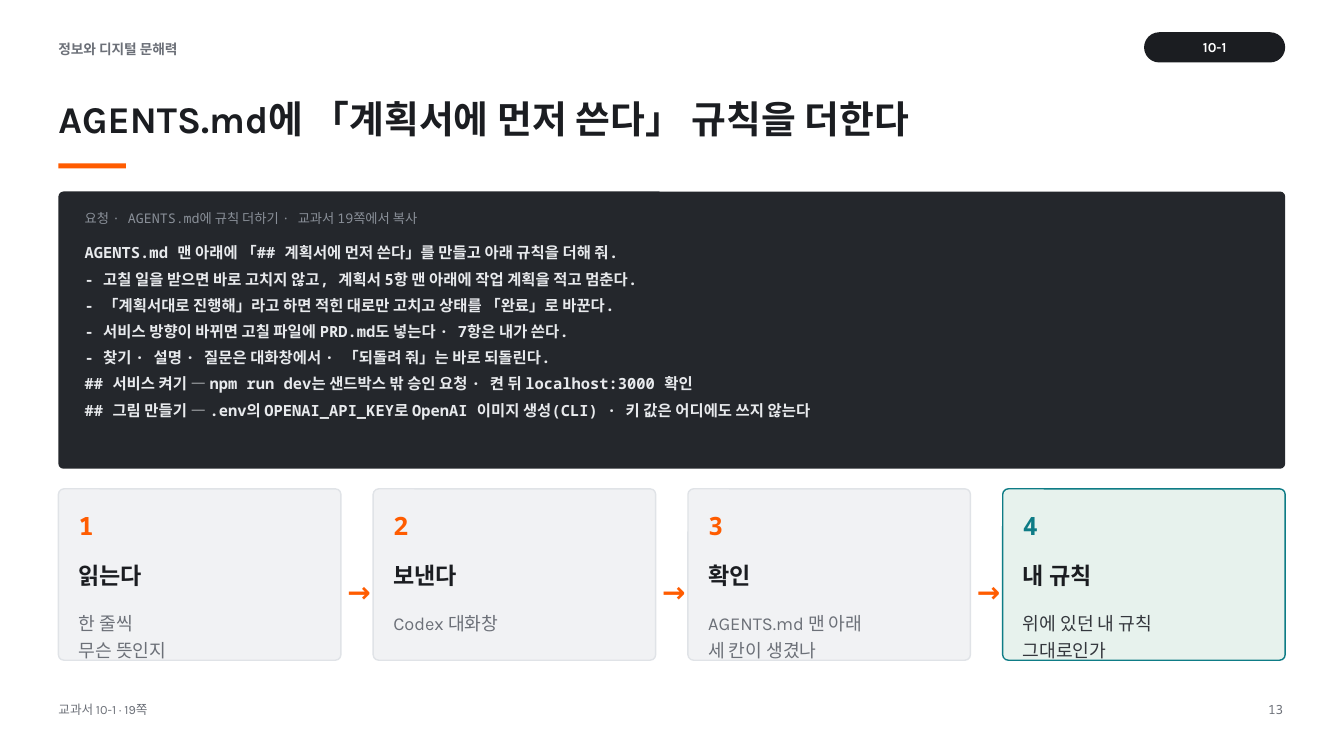
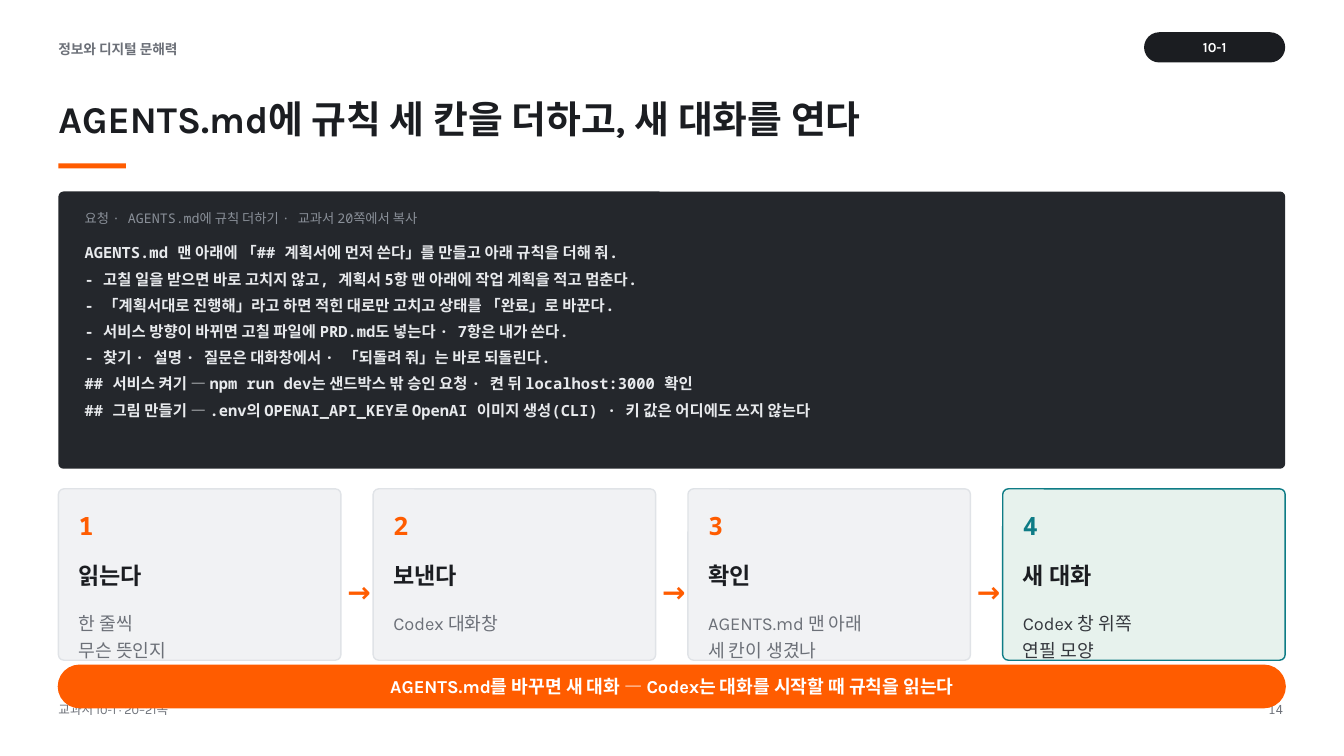
Before and after one commit to vcl-korea/2026-2nd-semester__jdh, a slide deck: slide 14 of 10/ppt/10-1_프레임워크란.pptx (slide 13 before the commit). Drawn at 1344x756 pixels with LibreOffice and Linux fonts; fonts in the diff are those of the drawing. Boxes give left, top, right and bottom in pixels: in the first picture for what was removed or moved away, otherwise in the second. Text is boxed around its words. In the diff, an @@ line names an element or a change of style, - is before the commit and + after.

```diff
--- a/10/ppt/10-1_프레임워크란.pptx
+++ b/10/ppt/10-1_프레임워크란.pptx
@@ text at bbox=[58, 101, 861, 138]: text changed @@
-AGENTS.md에 「계획서에 먼저 쓴다」 규칙을 더한다
+AGENTS.md에 규칙 세 칸을 더하고, 새 대화를 연다
@@ text at bbox=[85, 212, 417, 224]: text changed @@
-요청 · AGENTS.md에 규칙 더하기 · 교과서 19쪽에서 복사
+요청 · AGENTS.md에 규칙 더하기 · 교과서 20쪽에서 복사
@@ text at bbox=[1023, 564, 1091, 586]: text changed @@
-내 규칙
+새 대화
@@ text at bbox=[1023, 615, 1131, 661]: text changed @@
-위에 있던 내 규칙
-그대로인가
+Codex 창 위쪽
+연필 모양
@@ rounded rectangle added at bbox=[58, 665, 1286, 708], fill #FF5C00, outline #FF5C00 1 pt @@
@@ text added at bbox=[390, 677, 954, 695], 13 pt, text #FFFFFF, bold @@
+AGENTS.md를 바꾸면 새 대화 — Codex는 대화를 시작할 때 규칙을 읽는다
@@ text at bbox=[58, 700, 168, 717]: text changed @@
-교과서 10-1 · 19쪽
+교과서 10-1 · 20–21쪽
@@ text at bbox=[1268, 702, 1283, 714]: text changed @@
-13
+14
```
Also in this commit, not shown: 9 other slides changed, 1 slide added, 14 other files.
